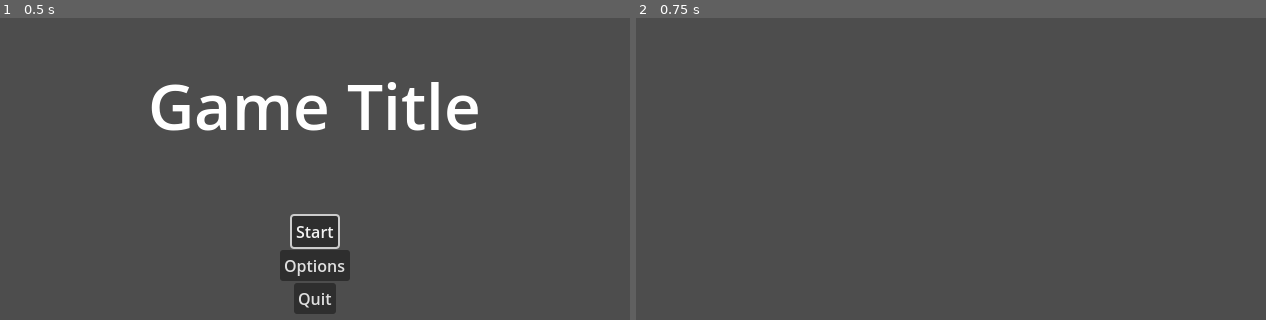
Above: before the commit, frames 1-2 (left to right).
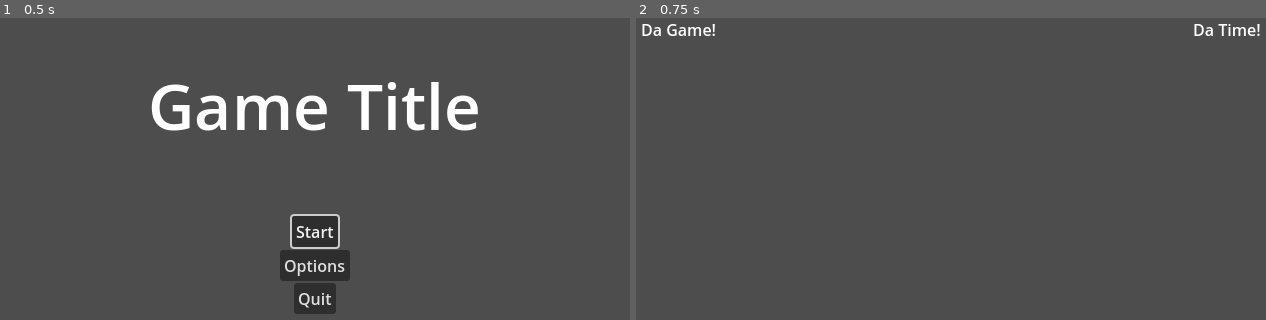
Above: after the commit, the same moments.

Repository: hunttis/ld-58
Game: Godot game, scene res://assets/scenes/master.tscn
Same seed, same stepped clock (60 frames per second), same inputs: the game is played once before the commit and once after it.
Inputs:
- Up to frame 1 (0.5 s): no input
- Up to frame 2 (0.75 s): click "Start" at 0.5 s

Frame 1 is identical in both runs. In frame 2, 0.4% of the frame differs, in the area x 0-100%, y 1-6%.

Commit message:
add ui scaffolding

Diff:
--- a/assets/scenes/game.tscn
+++ b/assets/scenes/game.tscn
@@ -1,3 +1,7 @@
-[gd_scene format=3 uid="uid://41ihcei70jgf"]
+[gd_scene load_steps=2 format=3 uid="uid://41ihcei70jgf"]
+
+[ext_resource type="PackedScene" uid="uid://d2n143c74e0i6" path="res://assets/scenes/ui/ui.tscn" id="1_cb66b"]
 
 [node name="Game" type="Node3D"]
+
+[node name="Ui" parent="." instance=ExtResource("1_cb66b")]
--- /dev/null
+++ b/assets/scenes/ui/ui.tscn
@@ -0,0 +1,33 @@
+[gd_scene format=3 uid="uid://d2n143c74e0i6"]
+
+[node name="Ui" type="Control"]
+layout_mode = 3
+anchors_preset = 15
+anchor_right = 1.0
+anchor_bottom = 1.0
+grow_horizontal = 2
+grow_vertical = 2
+
+[node name="MarginContainer" type="MarginContainer" parent="."]
+layout_mode = 1
+anchors_preset = 15
+anchor_right = 1.0
+anchor_bottom = 1.0
+grow_horizontal = 2
+grow_vertical = 2
+theme_override_constants/margin_left = 10
+theme_override_constants/margin_top = 10
+theme_override_constants/margin_right = 10
+theme_override_constants/margin_bottom = 10
+
+[node name="Label" type="Label" parent="MarginContainer"]
+layout_mode = 2
+size_flags_horizontal = 0
+size_flags_vertical = 0
+text = "Da Game!"
+
+[node name="Time" type="Label" parent="MarginContainer"]
+layout_mode = 2
+size_flags_horizontal = 8
+size_flags_vertical = 0
+text = "Da Time!"
